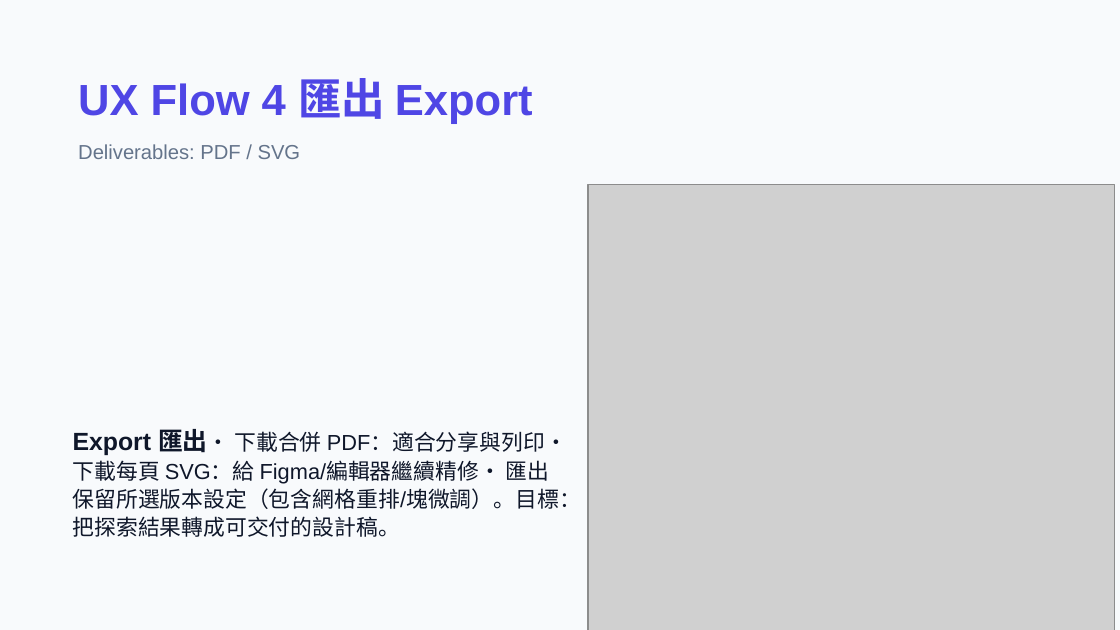
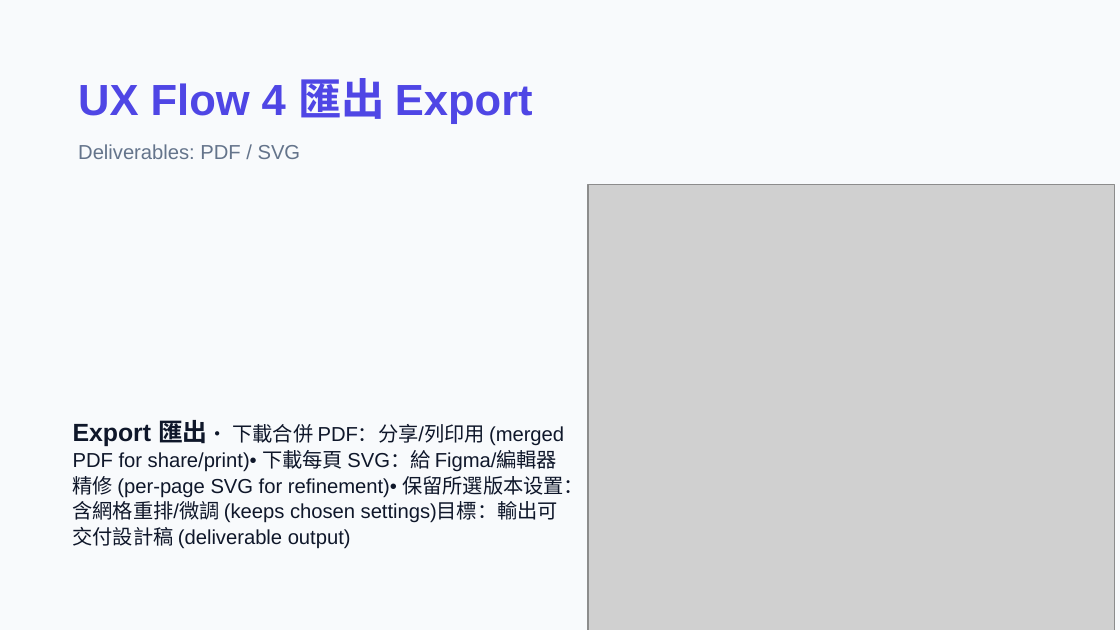
Before and after one commit to macaumonsoon/Portfolio-ReStyle-AI, a slide deck: slide 7 of presentation/Portfolio-ReStyle-AI-Design-Deck.pptx. Drawn at 1120x630 pixels with LibreOffice and Linux fonts; fonts in the diff are those of the drawing; grey boxes stand for pictures. Boxes give left, top, right and bottom in pixels: in the first picture for what was removed or moved away, otherwise in the second. Text is boxed around its words. In the diff, an @@ line names an element or a change of style, - is before the commit and + after.

```diff
--- a/presentation/Portfolio-ReStyle-AI-Design-Deck.pptx
+++ b/presentation/Portfolio-ReStyle-AI-Design-Deck.pptx
@@ text at bbox=[73, 420, 584, 549]: text changed; size 14 to 13 pt @@
-Export 匯出• 下載合併 PDF：適合分享與列印• 下載每頁 SVG：給 Figma/編輯器繼續精修• 匯出保留所選版本設定（包含網格重排/塊微調）。目標：把探索結果轉成可交付的設計稿。
+Export 匯出• 下載合併 PDF：分享/列印用 (merged PDF for share/print)• 下載每頁 SVG：給 Figma/編輯器精修 (per-page SVG for refinement)• 保留所選版本设置：含網格重排/微調 (keeps chosen settings)目標：輸出可交付設計稿 (deliverable output)
```
Also in this commit, not shown: 10 other slides changed, 1 other file.
